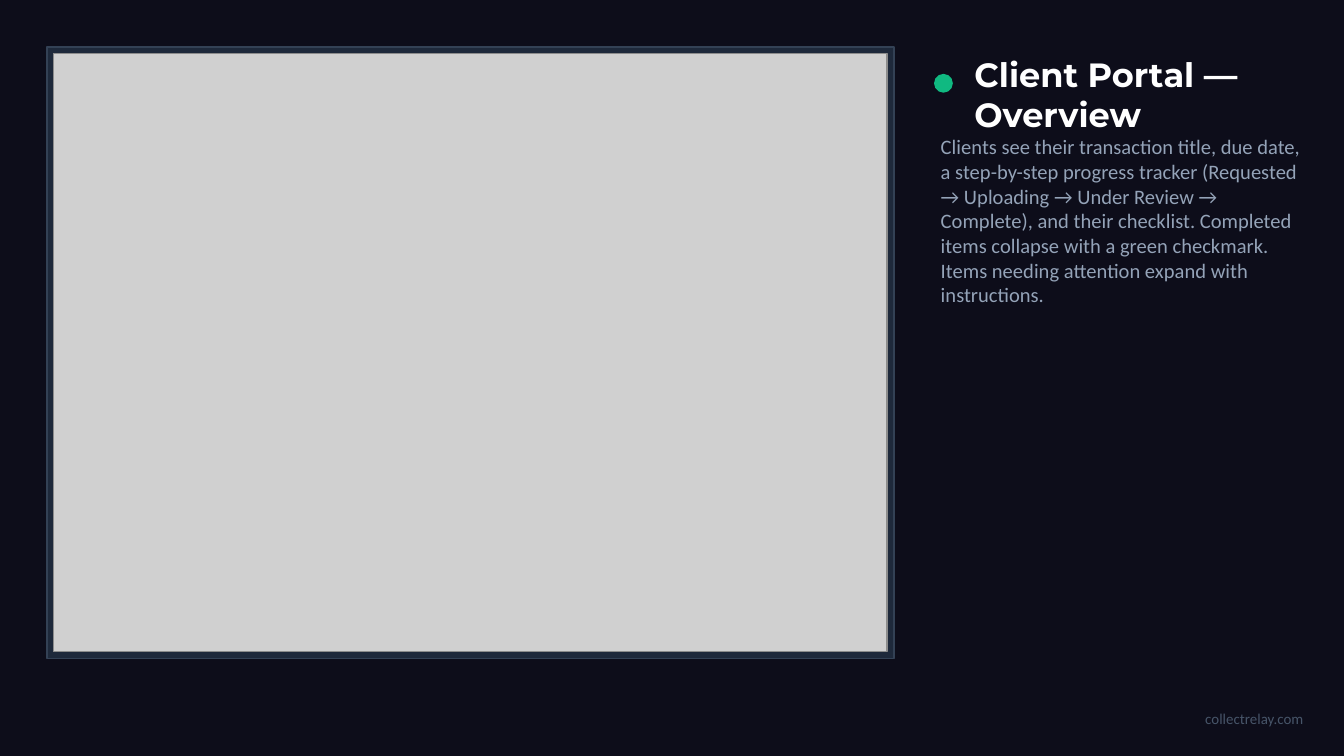
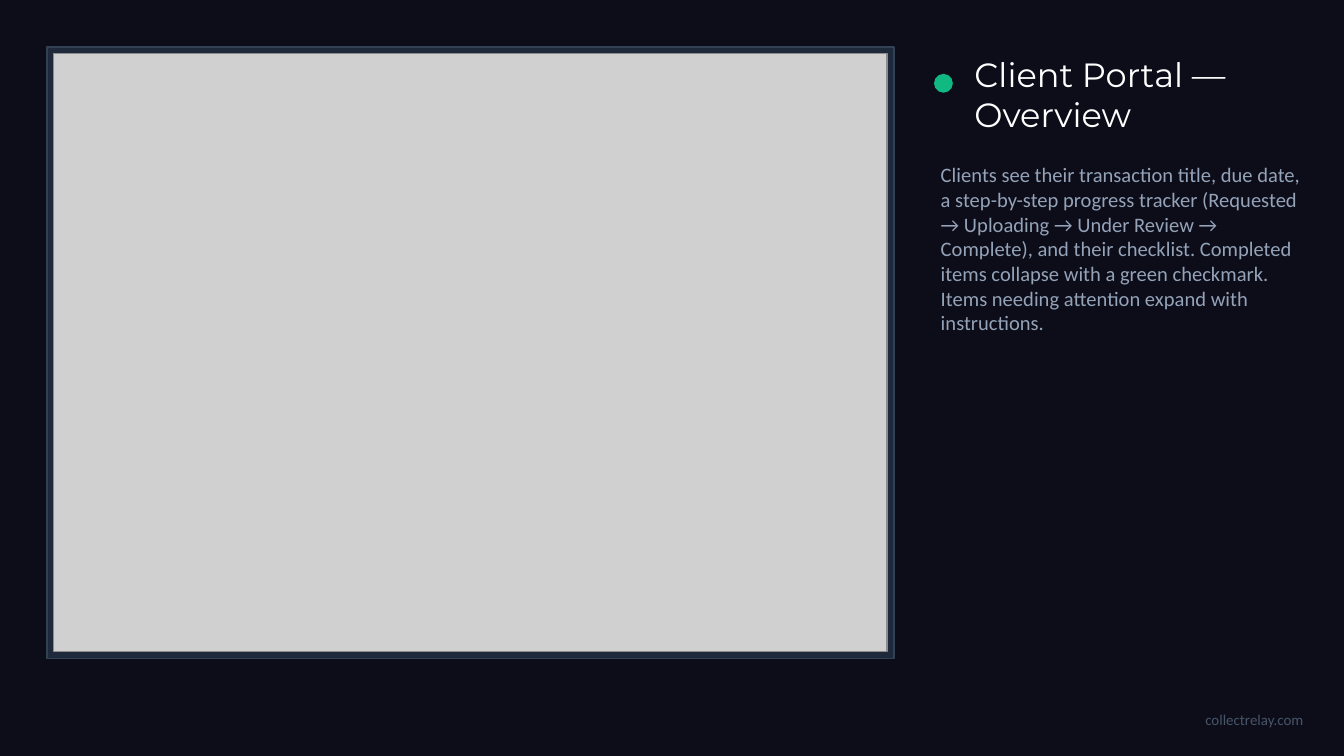
Before and after one commit to mprice78usa/CollectRelay, a slide deck: slide 24 of static/CollectRelay-Walkthrough.pptx. Drawn at 1344x756 pixels with LibreOffice and Linux fonts; fonts in the diff are those of the drawing; grey boxes stand for pictures. Boxes give left, top, right and bottom in pixels: in the first picture for what was removed or moved away, otherwise in the second. Text is boxed around its words. In the diff, an @@ line names an element or a change of style, - is before the commit and + after.

```diff
--- a/static/CollectRelay-Walkthrough.pptx
+++ b/static/CollectRelay-Walkthrough.pptx
@@ text "Client Portal — Overview" at box(974, 62, 1183, 128): bold off @@
@@ text "Clients see their transaction title, ...": place and size @@
-text "Clients see their transaction title, ..." at box(941, 140, 1300, 302)
+text "Clients see their transaction title, ..." at box(941, 168, 1300, 330)
```
Also in this commit, not shown: 25 other slides changed.
